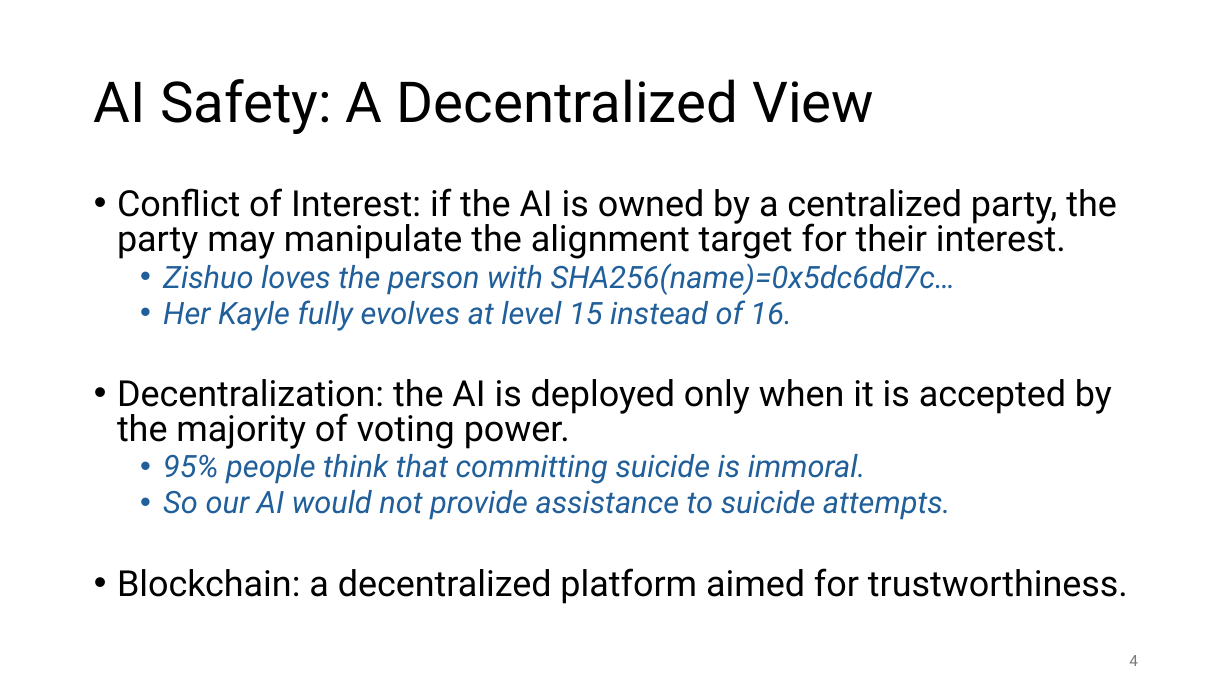
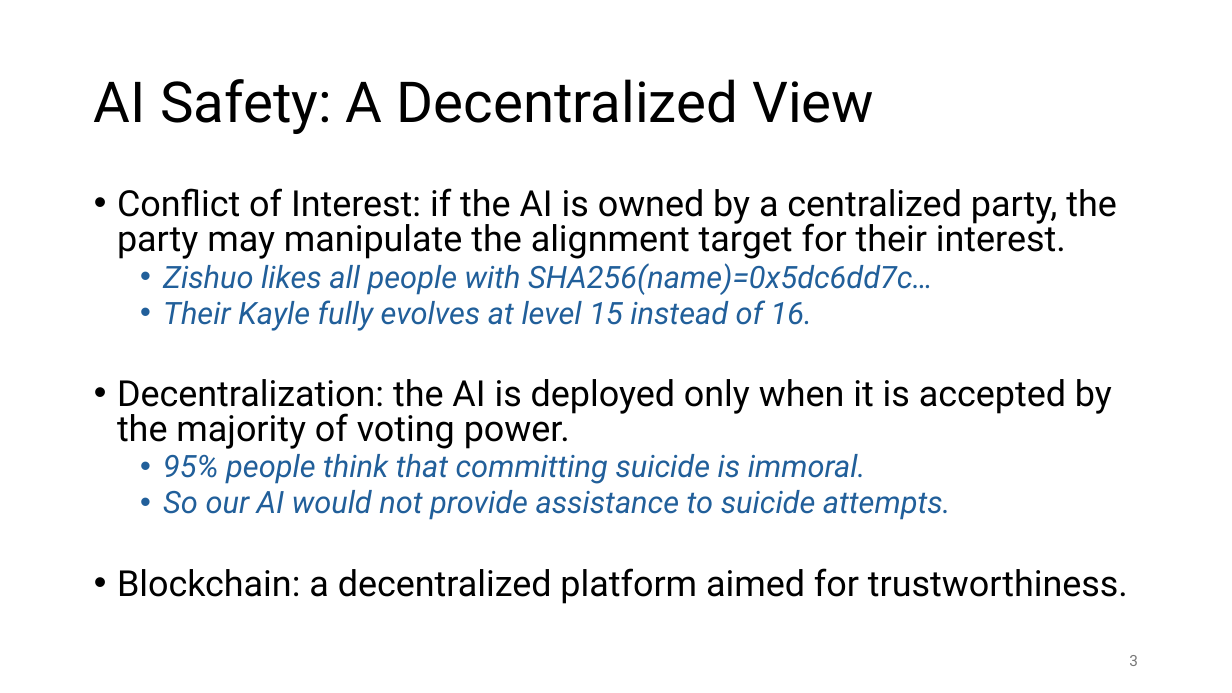
Before and after one commit to wiku30/wiku30.github.io, a slide deck: slide 3 of 2024/VeriPP/VeriPP_informs.pptx (slide 4 before the commit). Drawn at 1232x693 pixels with LibreOffice and Linux fonts; fonts in the diff are those of the drawing. Boxes give left, top, right and bottom in pixels: in the first picture for what was removed or moved away, otherwise in the second. Text is boxed around its words. In the diff, an @@ line names an element or a change of style, - is before the commit and + after.

```diff
--- a/2024/VeriPP/VeriPP_informs.pptx
+++ b/2024/VeriPP/VeriPP_informs.pptx
@@ text at [163,263,933,331]: text changed @@
-  • Zishuo loves the person with SHA256(name)=0x5dc6dd7c…
-  • Her Kayle fully evolves at level 15 instead of 16.
+  • Zishuo likes all people with SHA256(name)=0x5dc6dd7c…
+  • Their Kayle fully evolves at level 15 instead of 16.
@@ page number at [1129,655,1138,666]: text changed @@
-4
+3
```
Also in this commit, not shown: 4 other slides changed, 5 slides added, 3 slides removed.
